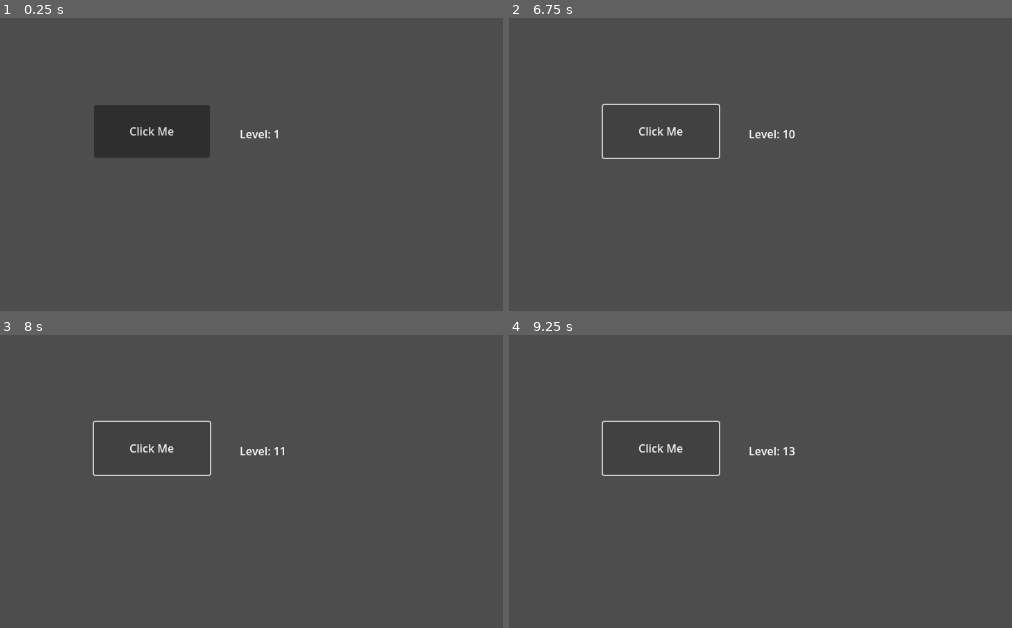
Above: before the commit, frames 1-4 (two rows, left to right).
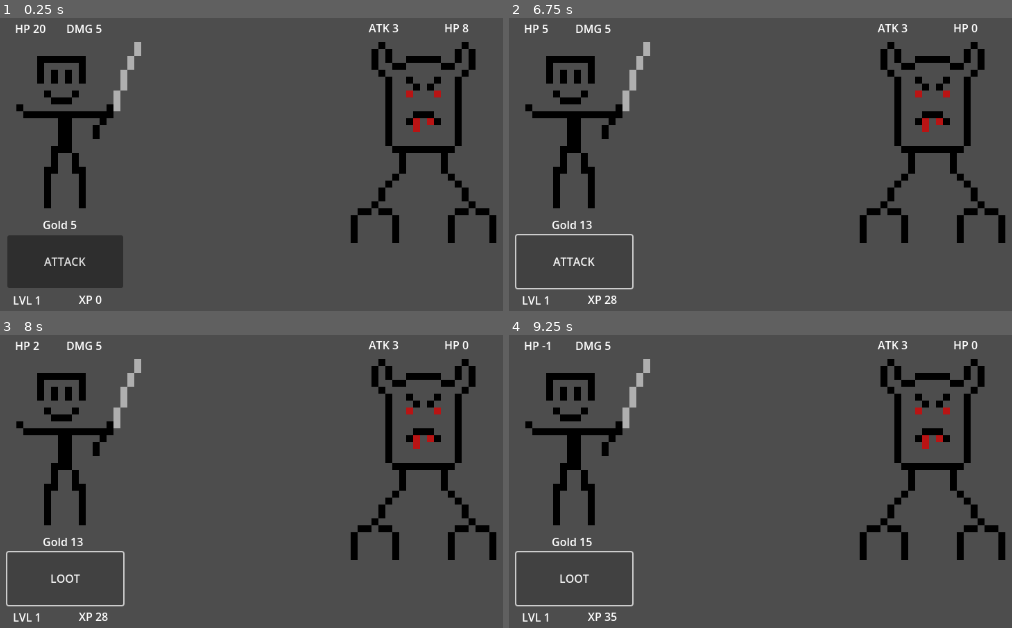
Above: after the commit, the same moments.

Repository: davidercool/GDSystemsDesign
Game: Godot game, scene res://Scenes/levellabel.tscn
The game is run twice, just before and just after one commit, with the same random seed, the same clock (stepped at 60 frames per second) and the same inputs. Before the commit the project starts from res://levellabel.tscn.
Inputs:
- Up to frame 1 (0.25 s): no input
- Up to frame 2 (6.75 s): click "Click Me" (after the commit: "ATTACK") at 0.5 s; click "Click Me" (after the commit: "ATTACK") at 1.25 s; click "Click Me" (after the commit: "LOOT") at 2 s; click "Click Me" (after the commit: "ATTACK") at 2.75 s; click "Click Me" (after the commit: "LOOT") at 3.5 s; tap Enter at 4.25, 6.5 s; click "Click Me" (after the commit: "LOOT") at 5 s; tap Space at 5.75 s
- Up to frame 3 (8 s): tap Space at 7.25 s
- Up to frame 4 (9.25 s): tap Enter at 8 s; tap Space at 8.75 s

The runs differ from the first frame. In frame 1, 15% of the frame differs, in the area x 1-99%, y 2-98%; in frame 2, 8.0%; in frame 3, 8.0%; in frame 4, 8.0%.

Commit message:
basic combat works

Diff:
--- /dev/null
+++ b/GDSystemDesign/Scenes/enemy.tscn
@@ -0,0 +1,26 @@
+[gd_scene load_steps=3 format=3 uid="uid://05xgpunnei3p"]
+
+[ext_resource type="Script" path="res://Scripts/enemy.gd" id="1_foxw6"]
+[ext_resource type="Texture2D" uid="uid://bu6wfwfw6mux7" path="res://Art/baddie.png" id="2_11f4b"]
+
+[node name="enemy" type="Node2D"]
+script = ExtResource("1_foxw6")
+
+[node name="Sprite2D" type="Sprite2D" parent="."]
+texture_filter = 1
+scale = Vector2(10, 10)
+texture = ExtResource("2_11f4b")
+
+[node name="Health" type="RichTextLabel" parent="."]
+offset_left = 15.0
+offset_top = -172.0
+offset_right = 64.0
+offset_bottom = -147.0
+text = "HP 8"
+
+[node name="ATK" type="RichTextLabel" parent="."]
+offset_left = -94.0
+offset_top = -172.0
+offset_right = -45.0
+offset_bottom = -147.0
+text = "ATK 3"
--- /dev/null
+++ b/GDSystemDesign/Scenes/levellabel.tscn
@@ -0,0 +1,18 @@
+[gd_scene load_steps=3 format=3 uid="uid://sollyfls8gxt"]
+
+[ext_resource type="PackedScene" uid="uid://05xgpunnei3p" path="res://Scenes/enemy.tscn" id="2_oevpj"]
+[ext_resource type="PackedScene" uid="uid://inadv7ule8vi" path="res://Scenes/player.tscn" id="3_wfj5j"]
+
+[node name="Game" type="Node2D"]
+
+[node name="Player" parent="." instance=ExtResource("3_wfj5j")]
+texture_filter = 1
+texture_repeat = 1
+position = Vector2(327, 253)
+
+[node name="enemy" parent="." instance=ExtResource("2_oevpj")]
+position = Vector2(839, 293)
+
+[connection signal="attack" from="Player" to="enemy" method="_on_player_attack"]
+[connection signal="attack" from="enemy" to="Player" method="_on_enemy_attack"]
+[connection signal="dead" from="enemy" to="Player" method="_on_enemy_dead"]
--- /dev/null
+++ b/GDSystemDesign/Scenes/player.tscn
@@ -0,0 +1,58 @@
+[gd_scene load_steps=4 format=3 uid="uid://inadv7ule8vi"]
+
+[ext_resource type="Texture2D" uid="uid://ba3nd0m8bv2qk" path="res://Art/New Piskel-1.png.png" id="1_7ymnw"]
+[ext_resource type="Script" path="res://Scripts/player.gd" id="1_gfffs"]
+[ext_resource type="Script" path="res://Scripts/button.gd" id="3_8dp1p"]
+
+[node name="Player" type="Node2D"]
+script = ExtResource("1_gfffs")
+
+[node name="Sprite2D" type="Sprite2D" parent="."]
+texture_filter = 1
+scale = Vector2(10, 10)
+texture = ExtResource("1_7ymnw")
+
+[node name="Level" type="RichTextLabel" parent="."]
+offset_left = -95.0
+offset_top = 261.0
+offset_right = -43.0
+offset_bottom = 286.0
+text = "LVL 1"
+
+[node name="Health" type="RichTextLabel" parent="."]
+offset_left = -92.0
+offset_top = -131.0
+offset_right = -40.0
+offset_bottom = -106.0
+text = "HP: 10"
+
+[node name="Damage" type="RichTextLabel" parent="."]
+offset_left = -18.0
+offset_top = -131.0
+offset_right = 77.0
+offset_bottom = -103.0
+text = "DMG: 5"
+
+[node name="XP" type="RichTextLabel" parent="."]
+offset_top = 260.0
+offset_right = 57.0
+offset_bottom = 284.0
+text = "0/0 XP"
+
+[node name="Gold" type="RichTextLabel" parent="."]
+offset_left = -52.0
+offset_top = 152.0
+offset_right = 16.0
+offset_bottom = 180.0
+text = "Gold: 0"
+
+[node name="Button" type="Button" parent="."]
+offset_left = -103.0
+offset_top = 179.0
+offset_right = 64.0
+offset_bottom = 255.0
+text = "ATTACK"
+script = ExtResource("3_8dp1p")
+metadata/_edit_use_anchors_ = true
+
+[connection signal="pressed" from="Button" to="." method="_on_button_pressed"]
--- /dev/null
+++ b/GDSystemDesign/Scripts/enemy.gd
@@ -0,0 +1,45 @@
+extends Node2D
+
+signal dead(xp:int, gold:int)
+signal attack(enemyATK:int)
+
+var enemyHP = 8
+var enemyDMG = 3
+var enemyXP = 7
+var enemyGP = 2
+var isDead = false
+
+# Called when the node enters the scene tree for the first time.
+func _ready():
+	pass # Replace with function body.
+
+func _on_player_attack(playerATK):
+	print("ATTACK SIGNAL RECEIVED")
+	resolveTurn(playerATK)
+
+func resolveTurn(playerATK):
+	takeDamage(playerATK)
+	attackPlayer(enemyDMG)
+	updateUI()
+
+func takeDamage(playerATK):
+	enemyHP -= playerATK
+	print("enemy hurt")
+	if enemyHP <= 0:
+		isDead = true
+		die()
+
+
+func attackPlayer(dmg):
+	attack.emit(dmg)
+
+func updateUI():
+	if isDead:
+		get_node("Health").text = "HP 0"
+	else:
+		get_node("Health").text = "HP "+str(enemyHP)
+	print("enemy UI updated")
+
+func die():
+	dead.emit(enemyXP, enemyGP)
+	print("enemy dead")
--- /dev/null
+++ b/GDSystemDesign/Scripts/player.gd
@@ -0,0 +1,66 @@
+extends Node2D
+
+#signals
+signal attack(dmg)
+
+#stats
+var playerHP = 20
+var playerATK = 5
+var playerLVL = 1
+var playerXP = 0
+var playerGP = 5
+var enemyGP = 0
+var enemyXP = 0
+
+#state machine
+var inCombat = true
+
+# Called when the node enters the scene tree for the first time.
+func _ready():
+	updateUI()
+
+func resolveTurn():
+	if inCombat:
+		dealDamage()
+		updateUI()
+	else:
+		print("LOOTING")
+		loot()
+		updateUI()
+
+func dealDamage():
+	attack.emit(playerATK)
+	print("ATTACK SIGNAL EMITTED")
+
+func takeDamage(enemyATK):
+	print("player hurt")
+	playerHP -= enemyATK
+
+func updateUI():
+	get_node("Damage").text = "DMG "+str(playerATK)
+	get_node("Health").text = "HP "+str(playerHP)
+	get_node("Gold").text = "Gold "+str(playerGP)
+	get_node("XP").text = "XP "+str(playerXP)
+	get_node("Level").text = "LVL "+str(playerLVL)
+	print("UI updated")
+
+func loot():
+	playerGP += enemyGP
+	playerXP += enemyXP
+	inCombat = true
+	get_node("Button").text = "ATTACK"
+
+
+func _on_button_pressed():
+	resolveTurn()
+
+
+func _on_enemy_attack(enemyATK):
+	takeDamage(enemyATK)
+
+
+func _on_enemy_dead(XP, GP):
+	enemyXP = XP
+	enemyGP = GP
+	inCombat = false
+	get_node("Button").text = "LOOT"
--- a/GDSystemDesign/levellabel.tscn
+++ /dev/null
@@ -1,24 +0,0 @@
-[gd_scene load_steps=3 format=3 uid="uid://sollyfls8gxt"]
-
-[ext_resource type="Script" path="res://button.gd" id="1_ibxva"]
-[ext_resource type="Script" path="res://rich_text_label.gd" id="1_nnkwu"]
-
-[node name="Node2D" type="Node2D"]
-
-[node name="Button" type="Button" parent="."]
-offset_left = 349.0
-offset_top = 244.0
-offset_right = 516.0
-offset_bottom = 320.0
-text = "Click Me"
-script = ExtResource("1_ibxva")
-
-[node name="RichTextLabel" type="RichTextLabel" parent="."]
-offset_left = 559.0
-offset_top = 274.0
-offset_right = 700.0
-offset_bottom = 303.0
-text = "Level: 1"
-script = ExtResource("1_nnkwu")
-
-[connection signal="button_down" from="Button" to="RichTextLabel" method="_on_button_button_down"]
--- a/GDSystemDesign/project.godot
+++ b/GDSystemDesign/project.godot
@@ -11,6 +11,6 @@
 [application]
 
 config/name="New Game Project"
-run/main_scene="res://levellabel.tscn"
+run/main_scene="res://Scenes/levellabel.tscn"
 config/features=PackedStringArray("4.3", "Forward Plus")
-config/icon="res://icon.svg"
+config/icon="res://Art/icon.svg"
Binary file added: GDSystemDesign/Art/New Piskel-1.png.png
Not shown, changed: GDSystemDesign/Art/New Piskel-1.png.png.import
Binary file added: GDSystemDesign/Art/baddie.png
Not shown, added: GDSystemDesign/Art/baddie.png.import
Renamed: GDSystemDesign/icon.svg -> GDSystemDesign/Art/icon.svg
Not shown, added: GDSystemDesign/Art/icon.svg.import
Renamed: GDSystemDesign/button.gd -> GDSystemDesign/Scripts/button.gd
Renamed: GDSystemDesign/rich_text_label.gd -> GDSystemDesign/Scripts/rich_text_label.gd
